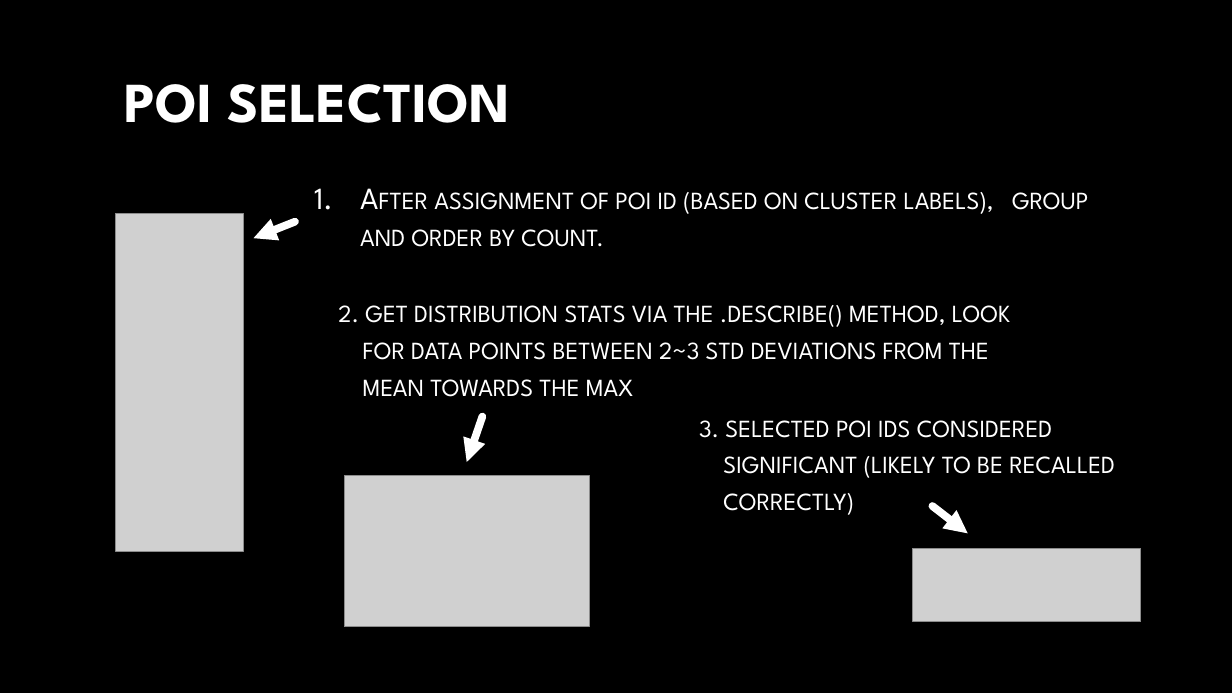
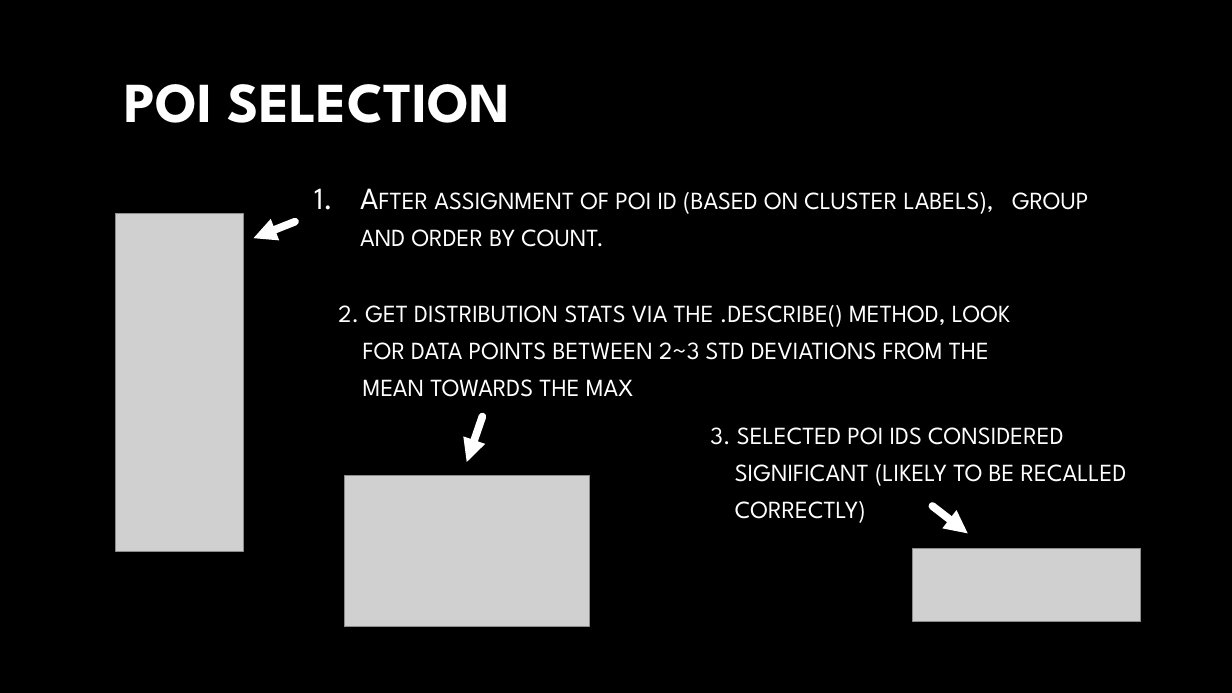
Before and after one commit to aaronk313/dsi, a slide deck: slide 14 of capstone-aaronkim.pptx. Drawn at 1232x693 pixels with LibreOffice and Linux fonts; fonts in the diff are those of the drawing; grey boxes stand for pictures; background and template pictures are left out. Boxes give left, top, right and bottom in pixels: in the first picture for what was removed or moved away, otherwise in the second. Text is boxed around its words. In the diff, an @@ line names an element or a change of style, - is before the commit and + after.

```diff
--- a/capstone-aaronkim.pptx
+++ b/capstone-aaronkim.pptx
@@ text "3. selected poi ids considered ...": place and size @@
-text "3. selected poi ids considered ..." at box(699, 420, 1115, 515)
+text "3. selected poi ids considered ..." at box(710, 427, 1127, 523)
```
Also in this commit, not shown: 11 other slides changed, 4 other files.
